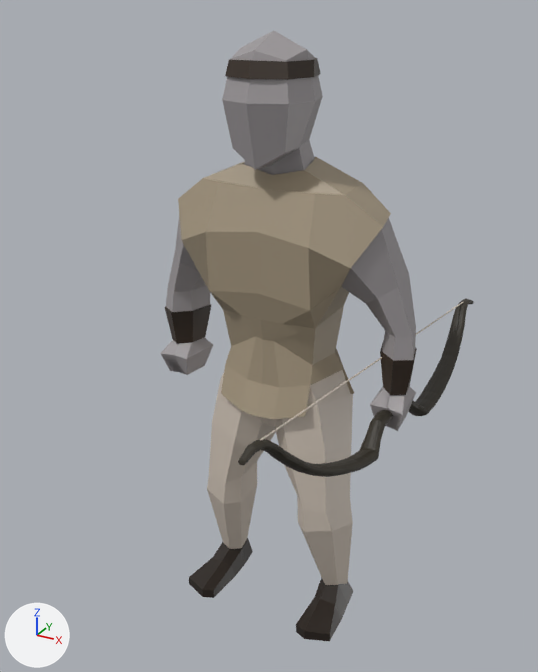
The FBX model Assets/Models/character_archer.fbx as it was, and as the next commit left it.
One viewpoint serves both versions: a 50 mm lens placed at (9.81, -18.09, 18.82), pointed at (0.06, -0.38, 9.96). The axes (+X, +Y, +Z) are drawn at lower left. The lights are the same throughout. Where no turn or scale is listed for an object, it has been applied to the vertices.

The first picture shows 'armor_chest_cloth2', 'armor_hands_leather_wrist', 'armor_headband_leather', 'armor_pants_cloth_1', 'armor_shoes_light', 'bow', 'character'.
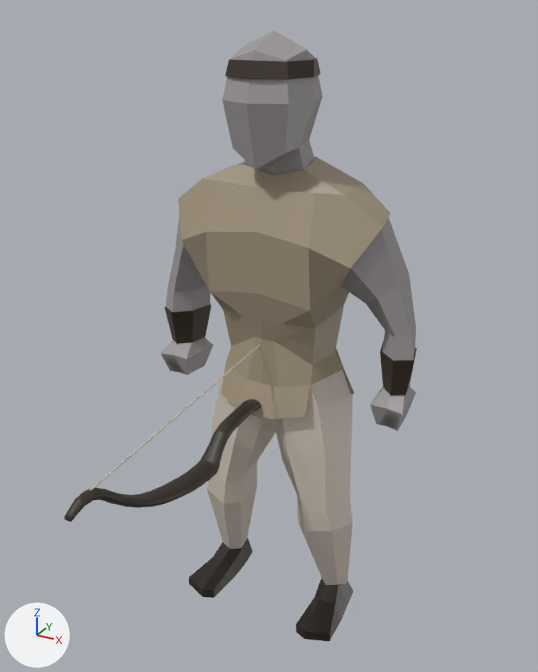
Commit message: lepší archer model

Where the change shows, as pixel boxes (x1, y1, x2, y2) in the pictures (538 x 672 px):
'bow', deleted (black): before (238, 299, 474, 477)
    faces in mat_wood (picture img_all_gear_texture_png): (238, 299, 474, 477)
    faces in mat_cloth (picture img_all_gear_texture_png): (260, 302, 463, 440)
'bow_test', added (black): after (64, 344, 261, 522)
    faces in mat_wood (picture img_all_gear_texture_png): (64, 399, 261, 522)
    faces in mat_cloth (picture img_all_gear_texture_png): (89, 344, 260, 491)

The change in detail:
Mesh me_cylinder_012 is new.
It has 736 vertices, 723 faces and spans x -0.61..0.07, y -6.91..6.7, z -0.82..2.28.
Faces by material slot: [34, 689].
It uses material mat_cloth (picture img_all_gear_texture_png).
It uses material mat_wood (picture img_all_gear_texture_png).
Object 'bow' (ob_bow) is deleted.
Object 'bow_test' (ob_bow_test) is new; it shows me_cylinder_012.
Its location is (0.16, -1.94, 7.81).
